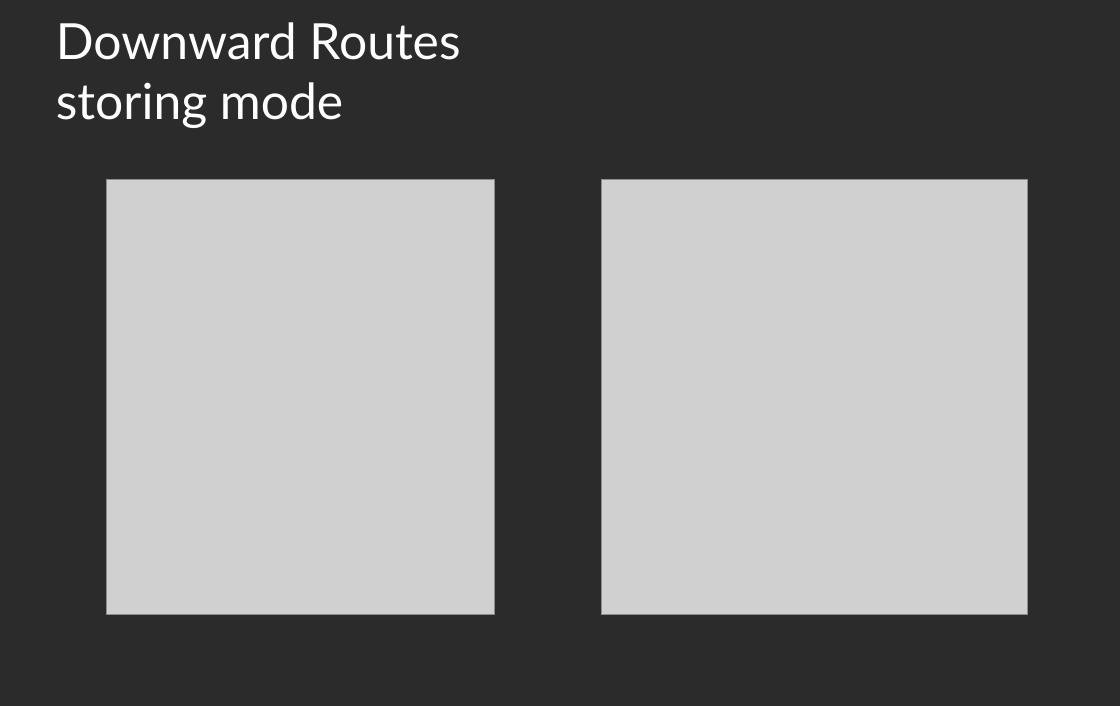
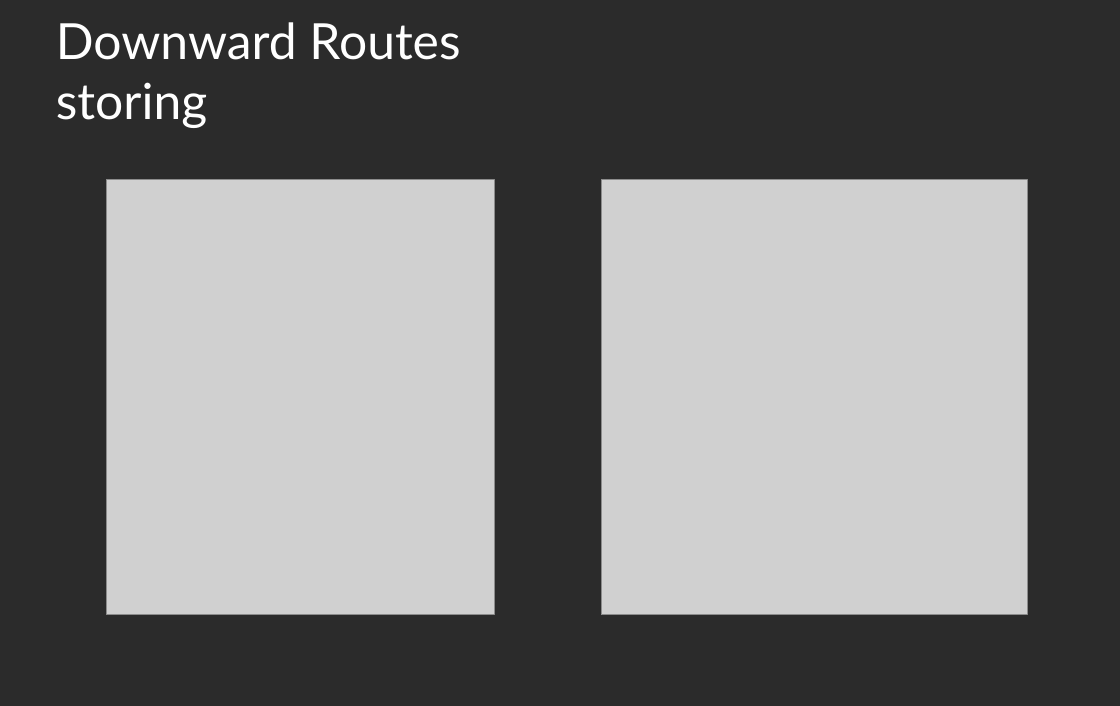
Before and after one commit to linux-wpan/wpan-misc, a slide deck: slide 4 of conferences/netdev_0x14/slides/slides.odp. Drawn at 1120x706 pixels with LibreOffice and Linux fonts; fonts in the diff are those of the drawing; grey boxes stand for pictures; background and template pictures are left out; a plain dark background stands for a picture behind light text. Boxes give left, top, right and bottom in pixels: in the first picture for what was removed or moved away, otherwise in the second. Text is boxed around its words. In the diff, an @@ line names an element or a change of style, - is before the commit and + after.

```diff
--- a/conferences/netdev_0x14/slides/slides.odp
+++ b/conferences/netdev_0x14/slides/slides.odp
@@ title at <box>56,22,460,128</box>: text changed @@
-Downward Routes
-storing mode
+Downward Routes
+storing
```
Also in this commit, not shown: 6 other slides changed.
